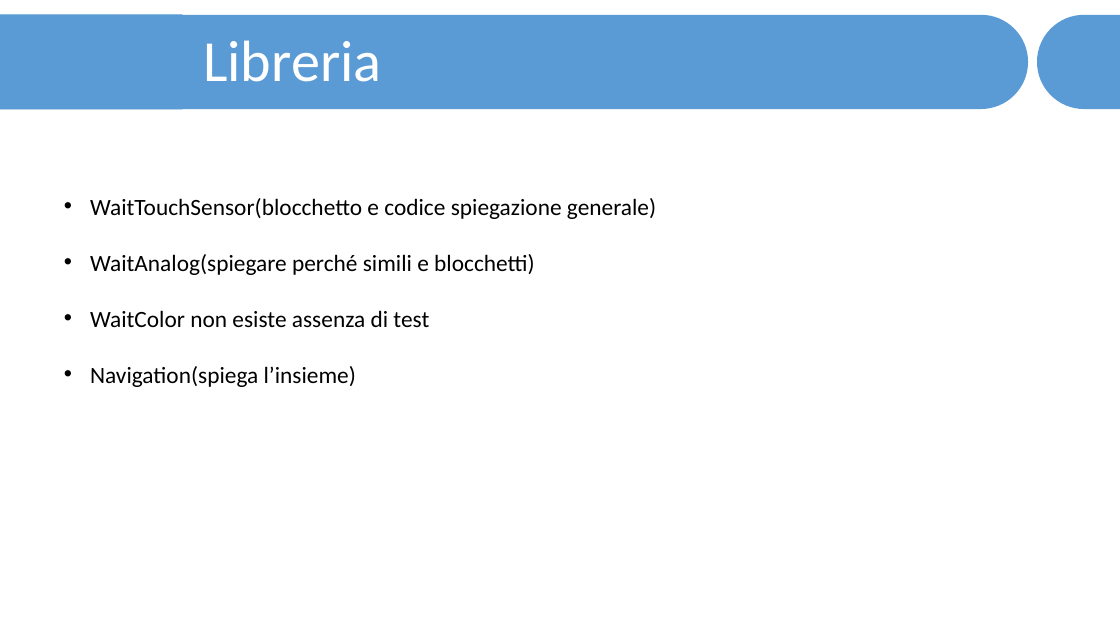
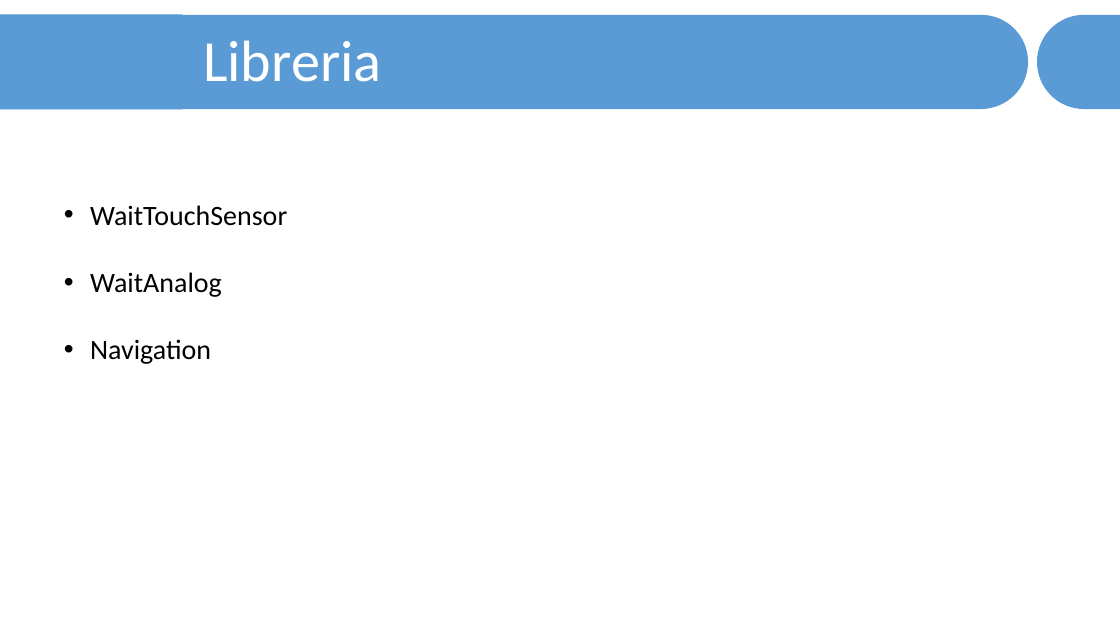
Before and after one commit to JariNaeser/Progetto2, a slide deck: slide 8 of presentazione/Presentazione - Näser Gübeli.pptx. Drawn at 1120x630 pixels with LibreOffice and Linux fonts; fonts in the diff are those of the drawing. Boxes give left, top, right and bottom in pixels: in the first picture for what was removed or moved away, otherwise in the second. Text is boxed around its words. In the diff, an @@ line names an element or a change of style, - is before the commit and + after.

```diff
--- a/presentazione/Presentazione - Näser Gübeli.pptx
+++ b/presentazione/Presentazione - Näser Gübeli.pptx
@@ text at (90,205,287,364): text changed; size 20 to 24 pt @@
-• WaitTouchSensor(blocchetto e codice spiegazione generale)
-• WaitAnalog(spiegare perché simili e blocchetti)
-• WaitColor non esiste assenza di test
-• Navigation(spiega l’insieme)
+• WaitTouchSensor
+• WaitAnalog
+• Navigation
```
Also in this commit, not shown: 5 other slides changed.
